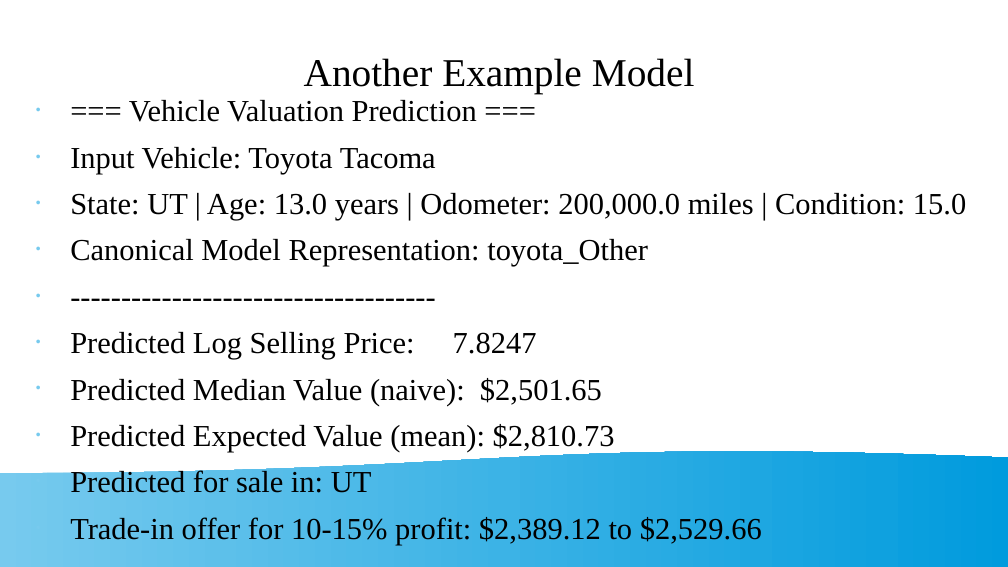
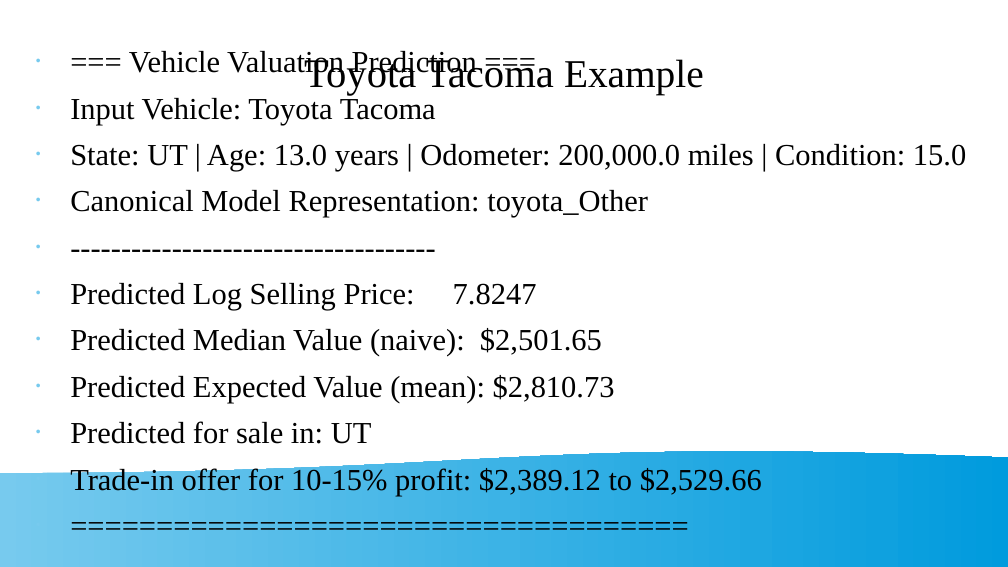
Before and after one commit to sbowler/project-one, a slide deck: slide 13 of presentations/project1_presentation.pptx. Drawn at 1008x567 pixels with LibreOffice and Linux fonts; fonts in the diff are those of the drawing. Boxes give left, top, right and bottom in pixels: in the first picture for what was removed or moved away, otherwise in the second. Text is boxed around its words. In the diff, an @@ line names an element or a change of style, - is before the commit and + after.

```diff
--- a/presentations/project1_presentation.pptx
+++ b/presentations/project1_presentation.pptx
@@ title at <box>304,55,554,95</box>: text changed; size 31 to 32 pt @@
-Another Example Model
+Toyota Tacoma Example
@@ subtitle "=== Vehicle Valuation Prediction ===": place and size @@
-subtitle "=== Vehicle Valuation Prediction ===" at <box>70,147,966,545</box>
+subtitle "=== Vehicle Valuation Prediction ===" at <box>70,95,966,496</box>
```
Also in this commit, not shown: 3 other slides changed, 8 other files.
